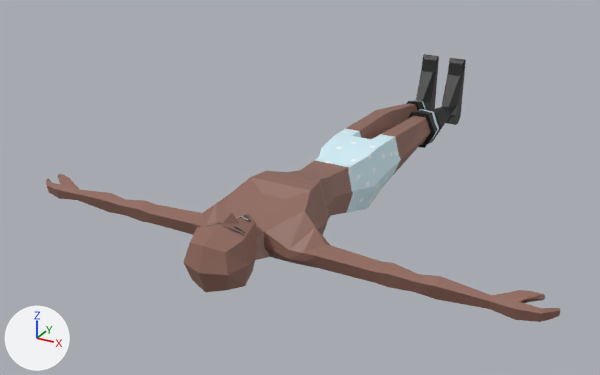
Two versions of the Blender file 3dmodeller/baseguy2.blend, one commit apart.
Rendered twice from a 50 mm lens placed at (2.15, -4.59, 2.31), pointed at (-0.28, -0.18, 0.1). Arrows for +X, +Y and +Z are at lower left; the lights stay in place.

The older version as bpy lines, for what is in view:
```python
mat_material = principled_material('Material')
mat_material.texture = img_baseguyunwrap_png
me_cube_011 = bpy.data.meshes.new('Cube.011')
me_cube_011.from_pydata(...)  # 670 vertices, 672 faces; spans x -1.1..4.0, y -12.6..12.6, z -25.4..1.5
me_cube_011.materials.append(mat_material)  # picture img_baseguyunwrap_png
ob_cube_010 = bpy.data.objects.new('Cube.010', me_cube_011)
ob_cube_010.location = (-0.013, -1.49, 0.1)
ob_cube_010.rotation_euler = (1.571, -1.571, 0.0)  # degrees (90, -90, 0)
ob_cube_010.scale = (0.115, 0.129, 0.129)
```
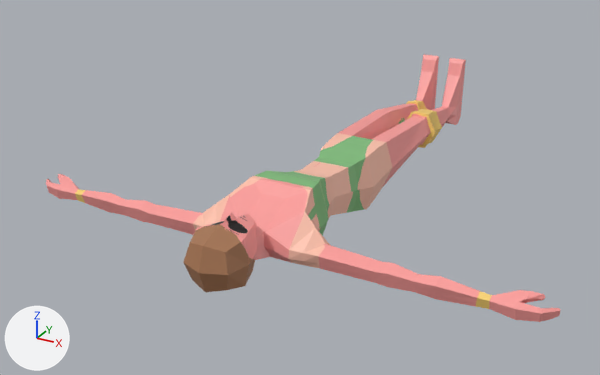
Edits to the bpy script that builds the scene:
```text
Add img_baseguyunwrap_2_png:
    img_baseguyunwrap_2_png = load_image('baseguyunwrap 2.png', '../2D/Unwraps farver/baseguyunwrap 2.png', 1024, 1024, 'sRGB')
Change mat_material:
    mat_material.texture: img_baseguyunwrap_png -> img_baseguyunwrap_2_png
```

Location of each change, (x1, y1, x2, y2) in pixels of the pictures (600 x 375 px):
'Cube.010', surface changed (brown to pink): (46, 54, 560, 322) in both
